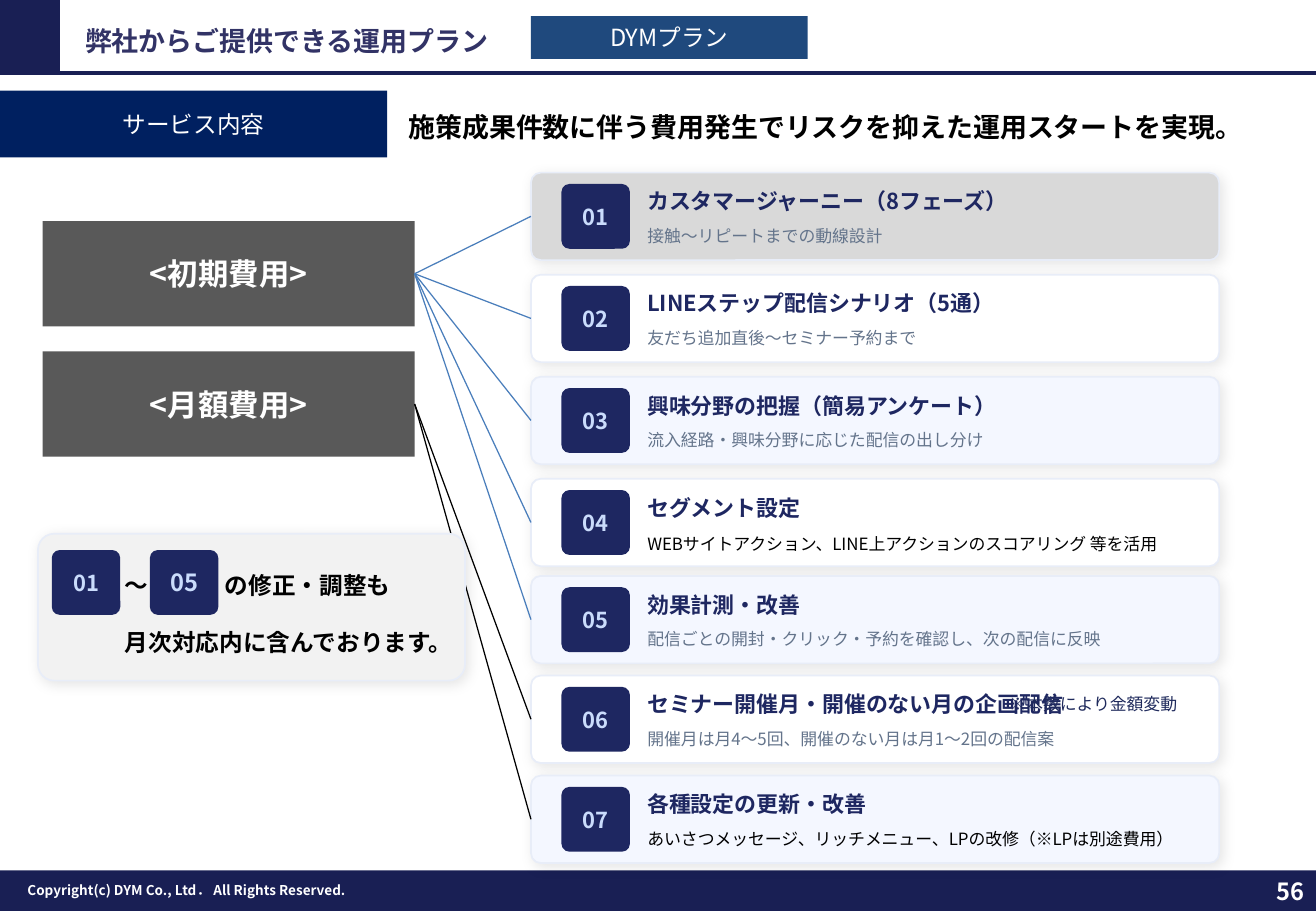
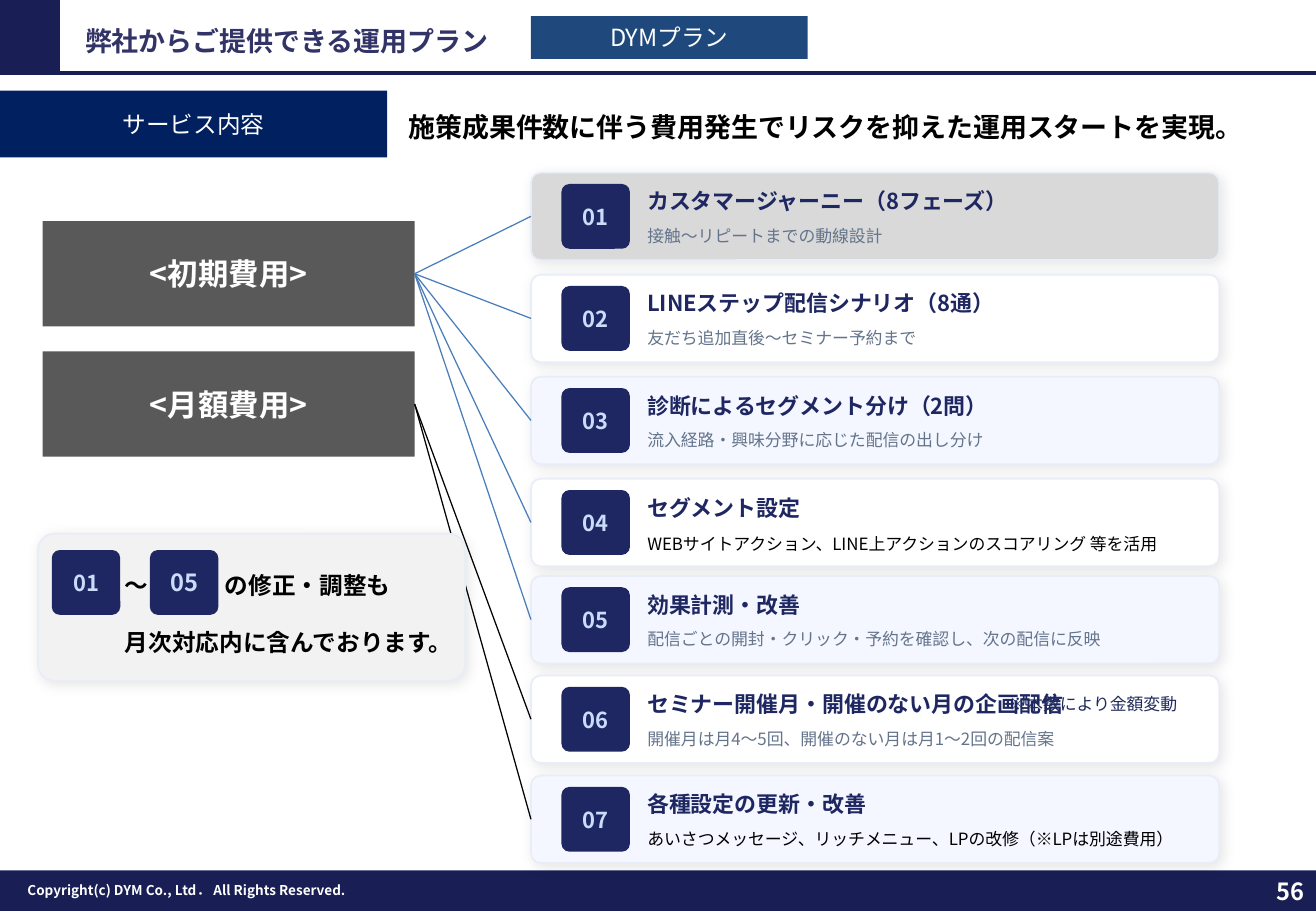
Before and after one commit to tonomura-r-dev/folder, a slide deck: slide 56 of 202610_株式会社すなおコンサルティング御中_LINE公式アカウント運用のご提案_ver7.3.pptx. Drawn at 1316x911 pixels with LibreOffice and Linux fonts; fonts in the diff are those of the drawing; background and template pictures are left out. Boxes give left, top, right and bottom in pixels: in the first picture for what was removed or moved away, otherwise in the second. Text is boxed around its words. In the diff, an @@ line names an element or a change of style, - is before the commit and + after.

```diff
--- a/202610_株式会社すなおコンサルティング御中_LINE公式アカウント運用のご提案_ver7.3.pptx
+++ b/202610_株式会社すなおコンサルティング御中_LINE公式アカウント運用のご提案_ver7.3.pptx
@@ text at bbox=[647, 292, 994, 313]: text changed @@
-LINEステップ配信シナリオ（5通）
+LINEステップ配信シナリオ（8通）
@@ text at bbox=[647, 395, 987, 416]: text changed @@
-興味分野の把握（簡易アンケート）
+診断によるセグメント分け（2問）
```
Also in this commit, not shown: 3 other slides changed, 4 other files.
